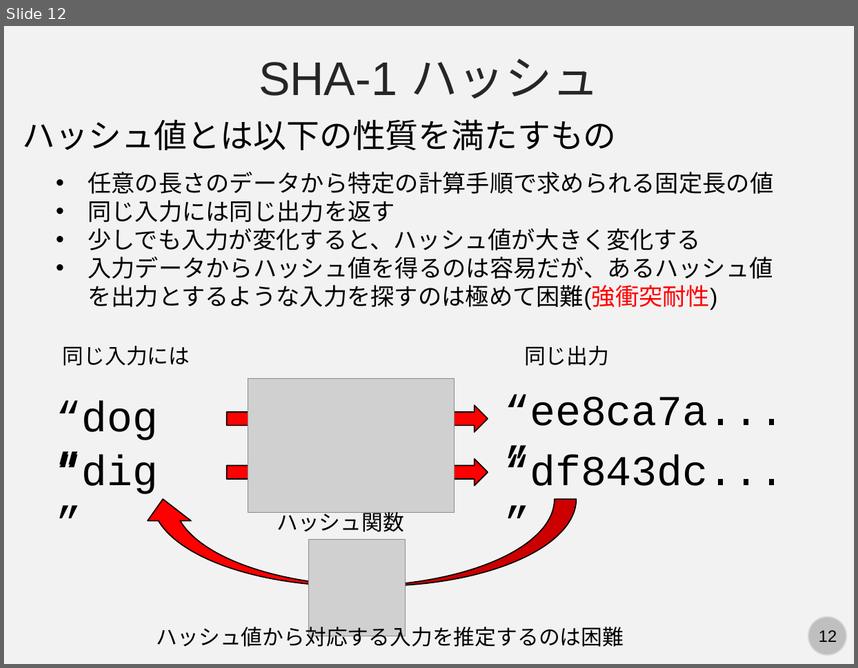
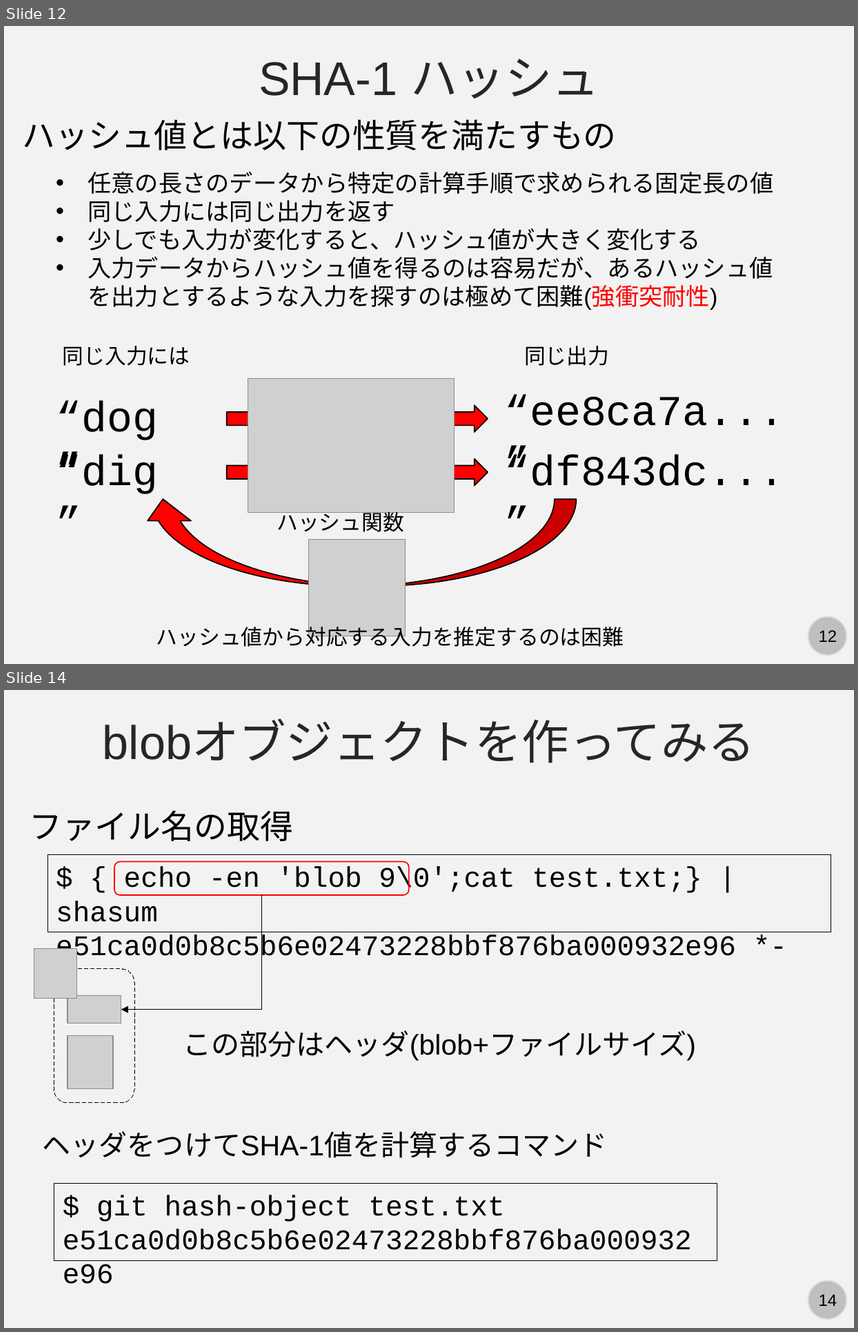
Before and after one commit to kaityo256/github, a slide deck: internals/fig/slide.pptx. Shown one above the other, each under a label of ours: slide 12 before the commit, slides 12 and 14 after it; the slides between them are not shown. The pictures are 858x668 and 858x1332 pixels, drawn with LibreOffice and Linux fonts; fonts in the diff are those of the drawing; grey boxes stand for pictures. Boxes give left, top, right and bottom in pixels: in the first picture for what was removed or moved away, otherwise in the second. Text is boxed around its words. In the diff, an @@ line names an element or a change of style, - is before the commit and + after.

```diff
--- a/internals/fig/slide.pptx
+++ b/internals/fig/slide.pptx
@@ slide 14 added at [4, 690, 854, 1328], background #F2F2F2; not listed: 2 template elements that a slide beside it also shows @@
@@ text added at [103, 721, 755, 763], 40 pt, text #262626 @@
+blobオブジェクトを作ってみる
@@ text added at [29, 810, 293, 841], 28 pt, text #000000 @@
+ファイル名の取得
@@ rectangle added at [47, 855, 831, 932], outline #000000 0.75 pt, 24 pt, text #000000 @@
+$ { echo -en 'blob 9\0';cat test.txt;} | shasum
+e51ca0d0b8c5b6e02473228bbf876ba000932e96 *-
@@ rounded rectangle added at [114, 862, 408, 895], outline #FF0000 1 pt @@
@@ elbow arrow added from (261, 895) to (121, 1009), #000000 0.5 pt @@
@@ picture added at [34, 949, 76, 998] @@
@@ rounded rectangle added at [54, 969, 134, 1103], outline #000000 0.75 pt dashed @@
@@ picture added at [67, 995, 121, 1023] @@
@@ picture added at [67, 1035, 114, 1088] @@
@@ text added at [183, 1030, 696, 1061], 24 pt, text #000000 @@
+この部分はヘッダ(blob+ファイルサイズ)
@@ text added at [43, 1131, 608, 1158], 24 pt, text #000000 @@
+ヘッダをつけてSHA-1値を計算するコマンド
@@ rectangle added at [54, 1183, 717, 1261], outline #000000 0.75 pt, 24 pt, text #000000 @@
+$ git hash-object test.txt
+e51ca0d0b8c5b6e02473228bbf876ba000932e96
```
Also in this commit, not shown: 1 slide changed, 23 other slides added, 4 other files.
